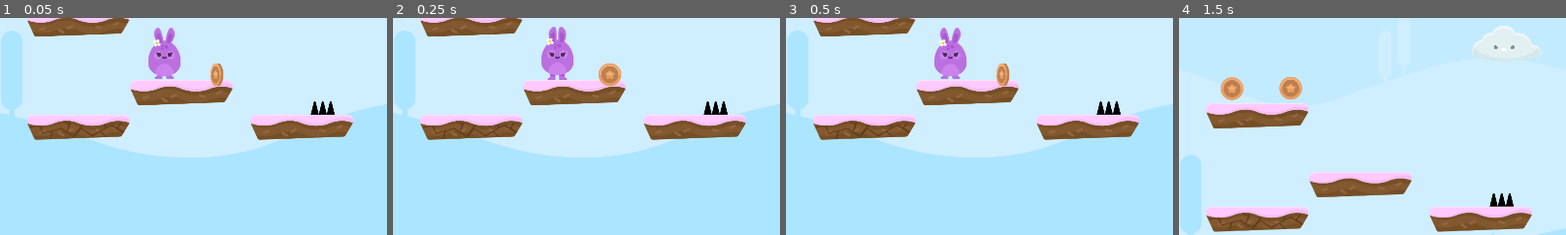
Above: before the commit, frames 1-4 (left to right).
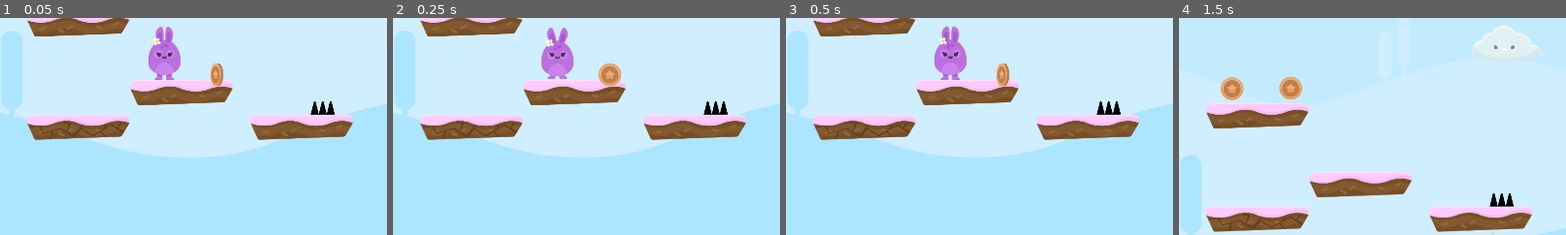
Above: after the commit, the same moments.

Repository: DiscoveringGodot/3_Hoppy_Days
Game: Godot game, scene res://Level 1.tscn
The game is run twice, just before and just after one commit, with the same random seed, the same clock (stepped at 60 frames per second) and the same inputs.
Inputs:
- Up to frame 1 (0.05 s): no input
- Up to frame 2 (0.25 s): no input
- Up to frame 3 (0.5 s): no input
- Up to frame 4 (1.5 s): hold Right (ui_right) from 0.53 s (still down); tap Up (ui_up) at 0.77 s
The pictures show only the part of the screen within x 0-50%, y 42-92%; the shares and areas given below are measured in that part.

The runs differ from the first frame. In frame 1, 0.3% of the frame differs, in the area x 38-47%, y 4-29%; in frame 2, 0.3%; in frame 3, 0.4%, in the area x 38-47%, y 3-29%; in frame 4, nothing differs.

Commit message:
Created a level end portal (currently links to game over screen - needs either a victory screen or a Level 2)

Diff:
--- a/Level 1.tscn
+++ b/Level 1.tscn
@@ -7,8 +7,9 @@
 [ext_resource path="res://Coin.tscn" type="PackedScene" id=5]
 [ext_resource path="res://NPCs/NPC_Cloud.tscn" type="PackedScene" id=6]
 [ext_resource path="res://JumpPad.tscn" type="PackedScene" id=7]
-
-[node name="Level 1" type="Node2D"]
+[ext_resource path="res://Portal.tscn" type="PackedScene" id=8]
+
+[node name="Level 1" type="Node2D" index="0"]
 
 [node name="TileMap" type="TileMap" parent="." index="0"]
 
@@ -232,6 +233,10 @@
 collision_layer = 2
 _sections_unfolded = [ "Collision" ]
 
+[node name="Portal" parent="." index="6" instance=ExtResource( 8 )]
+
+position = Vector2( 7331.85, -95.6841 )
+
 [connection signal="coin_up" from="Player" to="Player/Camera2D" method="_on_Player_coin_up"]
 
 [connection signal="life_down" from="Player" to="Player/Camera2D" method="_on_Player_life_down"]
@@ -319,3 +324,5 @@
 [connection signal="body_shape_entered" from="JumpPads/JumpPad" to="Player" method="_on_JumpPad_body_shape_entered"]
 
 [connection signal="body_shape_entered" from="JumpPads/JumpPad2" to="Player" method="_on_JumpPad_body_shape_entered"]
+
+[connection signal="body_shape_entered" from="Portal" to="Player" method="_on_Portal_body_shape_entered"]
--- a/Player.tscn
+++ b/Player.tscn
@@ -54,6 +54,7 @@
 
 frames = SubResource( 1 )
 animation = "idle"
+frame = 1
 playing = true
 
 [node name="CollisionShape2D" type="CollisionShape2D" parent="." index="1"]
@@ -91,7 +92,7 @@
 [node name="Jump_sfx" type="AudioStreamPlayer" parent="." index="5"]
 
 stream = ExtResource( 9 )
-volume_db = 0.0
+volume_db = -5.0
 autoplay = false
 mix_target = 0
 bus = "Master"
@@ -99,7 +100,7 @@
 [node name="Pain_sfx" type="AudioStreamPlayer" parent="." index="6"]
 
 stream = ExtResource( 10 )
-volume_db = 0.0
+volume_db = -5.0
 autoplay = false
 mix_target = 0
 bus = "Master"
--- /dev/null
+++ b/Portal.tscn
@@ -0,0 +1,30 @@
+[gd_scene load_steps=3 format=2]
+
+[ext_resource path="res://gfx/PNG/Items/portal_orange.png" type="Texture" id=1]
+
+[sub_resource type="RectangleShape2D" id=1]
+
+custom_solver_bias = 0.0
+extents = Vector2( 115.836, 42.4564 )
+
+[node name="Portal" type="Area2D"]
+
+input_pickable = true
+gravity_vec = Vector2( 0, 1 )
+gravity = 98.0
+linear_damp = 0.1
+angular_damp = 1.0
+audio_bus_override = false
+audio_bus_name = "Master"
+__meta__ = {
+"_edit_group_": true
+}
+
+[node name="Sprite" type="Sprite" parent="." index="0"]
+
+texture = ExtResource( 1 )
+
+[node name="CollisionShape2D" type="CollisionShape2D" parent="." index="1"]
+
+visible = false
+shape = SubResource( 1 )
--- a/scripts/Player.gd
+++ b/scripts/Player.gd
@@ -79,3 +79,7 @@
 func _on_JumpPad_body_shape_entered(body_id, body, body_shape, area_shape):
 	if body == self:
 		motion.y = JUMP_HEIGHT * JUMP_BOOST
+
+
+func _on_Portal_body_shape_entered(body_id, body, body_shape, area_shape):
+	_end_game() #create a victory screen or level 2
Not shown: 1 places in Level 1.tscn that only renumber resources
